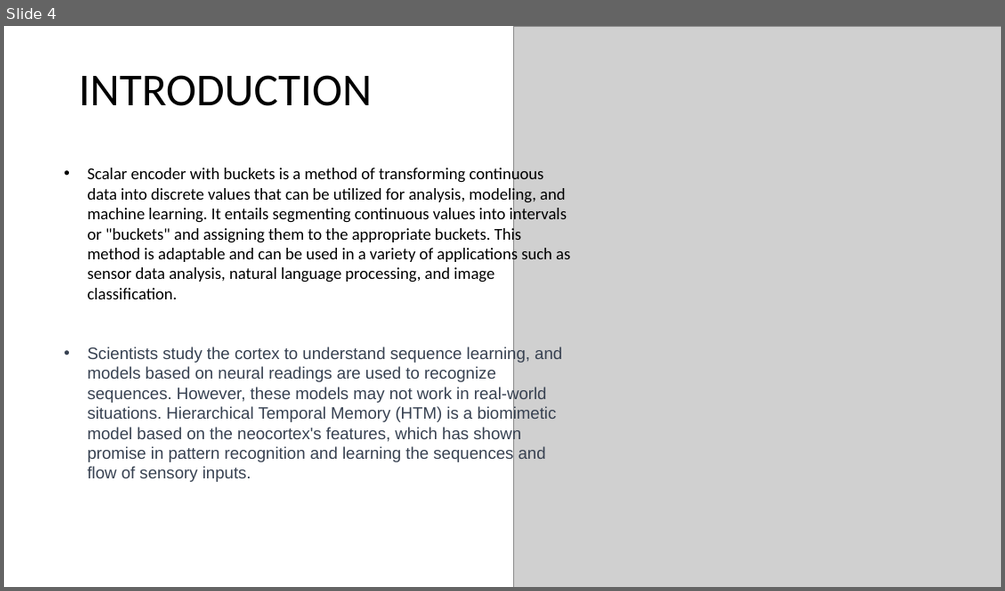
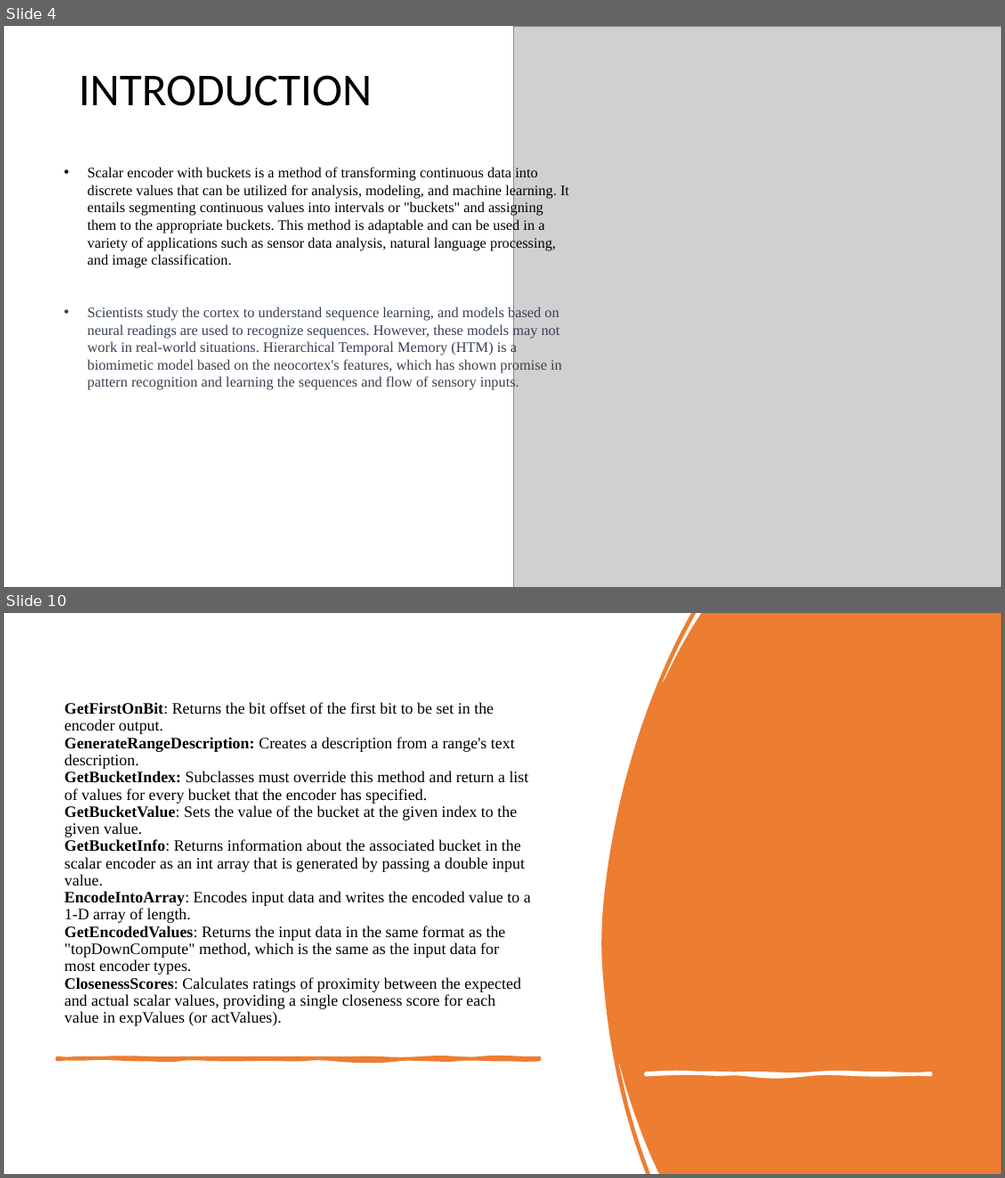
Before and after one commit to sahithkumar1999/neocortexapi, a slide deck: source/NeoCortexApi/Documents/Group Presentation[ScalarEncoder with Buckets].pptx. Shown one above the other, each under a label of ours: slide 4 before the commit, slides 4 and 10 after it; the slides between them are not shown. The pictures are 1005x591 and 1005x1178 pixels, drawn with LibreOffice and Linux fonts; fonts in the diff are those of the drawing; grey boxes stand for pictures. Boxes give left, top, right and bottom in pixels: in the first picture for what was removed or moved away, otherwise in the second. Text is boxed around its words. In the diff, an @@ line names an element or a change of style, - is before the commit and + after.

```diff
--- a/source/NeoCortexApi/Documents/Group Presentation[ScalarEncoder with Buckets].pptx
+++ b/source/NeoCortexApi/Documents/Group Presentation[ScalarEncoder with Buckets].pptx
@@ slide 10 added at [4, 613, 1001, 1174], background #FFFFFF @@
@@ freeform shape added at [601, 613, 1001, 1174], fill #ED7D31 @@
@@ title added at [65, 702, 531, 1026], 15.3 pt, text #000000 @@
+GetFirstOnBit: Returns the bit offset of the first bit to be set in the encoder output.
+GenerateRangeDescription: Creates a description from a range's text description.
+GetBucketIndex: Subclasses must override this method and return a list of values for every bucket that the encoder has specified.
+GetBucketValue: Sets the value of the bucket at the given index to the given value.
+GetBucketInfo: Returns information about the associated bucket in the scalar encoder as an int array that is generated by passing a double input value.
+EncodeIntoArray: Encodes input data and writes the encoded value to a 1-D array of length.
+GetEncodedValues: Returns the input data in the same format as the "topDownCompute" method, which is the same as the input data for most encoder types.
+ClosenessScores: Calculates ratings of proximity between the expected and actual scalar values, providing a single closeness score for each value in expValues (or actValues).
@@ freeform shape added at [57, 1058, 540, 1060], fill #ED7D31, outline #ED7D31 3.25 pt @@
@@ freeform shape added at [647, 1073, 931, 1074], fill #FFFFFF, outline #FFFFFF 3.25 pt @@
@@ slide 4 changed as well @@
@@ text "Scalar encoder with buckets is ..." at [88, 167, 569, 390]: size 16 to 14 pt; font Calibri to Times New Roman in "Scalar encoder with buckets is a method ..."; font Arial to Times New Roman in "Scientists study the cortex to understand sequence ..." @@
```
Also in this commit, not shown: 3 other slides changed, 6 other slides added, 3 slides removed, 1 other file.
